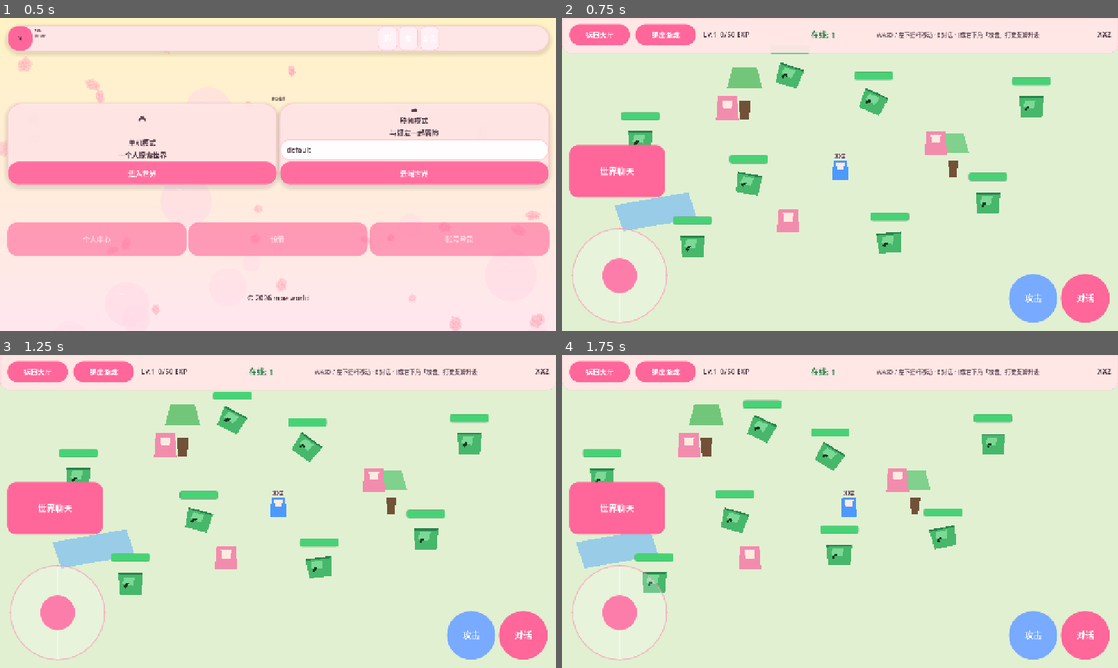
Above: before the commit, frames 1-4 (two rows, left to right).
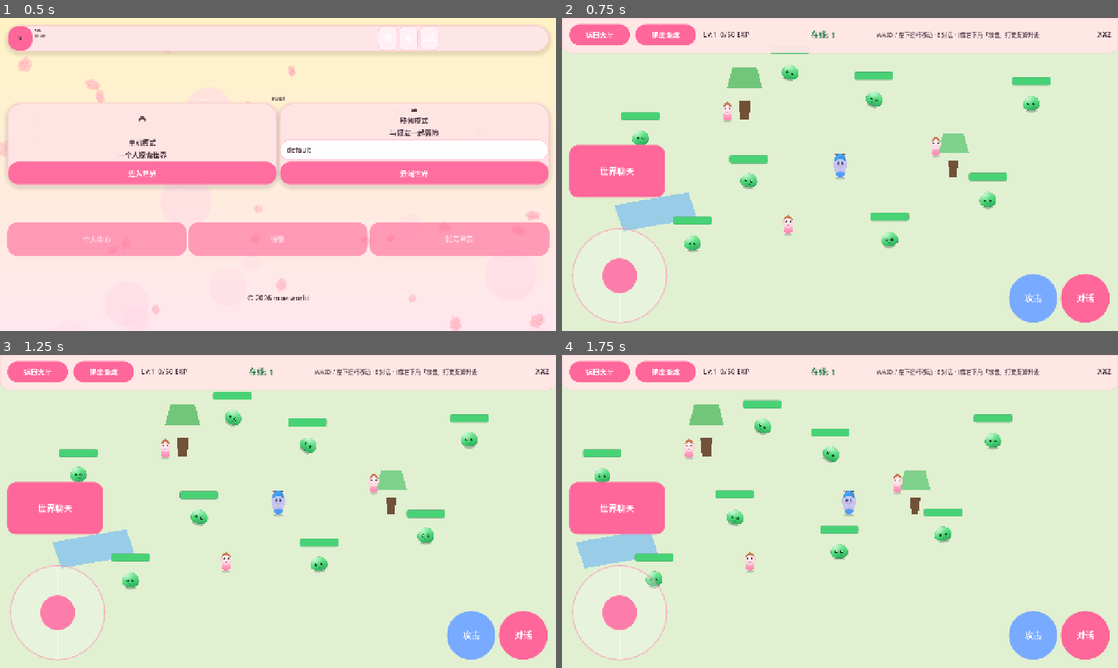
Above: after the commit, the same moments.

Repository: xuxinzhi007/moe_world
Game: Godot game, scene res://Scenes/HallScene.tscn
Two runs of this game, one before a commit and one after it. Both use one fixed random seed, a clock stepped at 60 frames per second and the inputs below.
Inputs (mouse positions are in pixels of both pictures, inside the frame that each line leads up to):
- Up to frame 1 (0.5 s): no input
- Up to frame 2 (0.75 s): click "进入世界" at 0.5 s
- Up to frame 3 (1.25 s): no input
- Up to frame 4 (1.75 s): move the mouse to (962, 495) at 1.27 s; hold D (move_right) from 1.28 s (still down); tap J (attack) at 1.35 s; click (962, 495) at 1.42 s

Frame 1 is identical in both runs. In frame 2, 2.8% of the frame differs, in the area x 11-87%, y 14-77%; in frame 3, 2.9%, in the area x 11-87%, y 16-77%; in frame 4, 2.8%.

Commit message:
feat(资源): 添加新的角色和攻击效果图形资源
- 新增角色图形资源，包括玩家角色、NPC肖像和史莱姆角色的SVG文件
- 添加近战攻击效果的场景和脚本，支持动态效果和纹理应用
- 更新场景文件以引用新添加的图形资源，增强游戏视觉表现
- 优化玩家和怪物的视觉表现，提升游戏互动性

Diff:
--- /dev/null
+++ b/Assets/sprites/melee_slash.svg
@@ -0,0 +1,23 @@
+<svg xmlns="http://www.w3.org/2000/svg" width="200" height="120" viewBox="0 0 200 120">
+  <defs>
+    <linearGradient id="slashCore" x1="0%" y1="50%" x2="100%" y2="50%">
+      <stop offset="0%" style="stop-color:#ffffff;stop-opacity:0"/>
+      <stop offset="28%" style="stop-color:#ffe8f5;stop-opacity:0.95"/>
+      <stop offset="55%" style="stop-color:#ff7eb8;stop-opacity:1"/>
+      <stop offset="82%" style="stop-color:#ff4d9a;stop-opacity:0.9"/>
+      <stop offset="100%" style="stop-color:#ff2d88;stop-opacity:0"/>
+    </linearGradient>
+    <linearGradient id="slashEdge" x1="0%" y1="0%" x2="100%" y2="0%">
+      <stop offset="0%" style="stop-color:#fff0ff;stop-opacity:0"/>
+      <stop offset="40%" style="stop-color:#ffb8e8;stop-opacity:0.55"/>
+      <stop offset="100%" style="stop-color:#ffffff;stop-opacity:0"/>
+    </linearGradient>
+    <radialGradient id="slashSpark" cx="72%" cy="48%" r="35%">
+      <stop offset="0%" style="stop-color:#ffffff;stop-opacity:0.95"/>
+      <stop offset="100%" style="stop-color:#ffffff;stop-opacity:0"/>
+    </radialGradient>
+  </defs>
+  <path d="M8 88 Q52 20 168 32 Q96 48 52 92 Q28 96 8 88 Z" fill="url(#slashCore)" opacity="0.92"/>
+  <path d="M12 84 Q58 28 158 38 Q88 52 48 88 Z" fill="none" stroke="url(#slashEdge)" stroke-width="6" stroke-linecap="round" opacity="0.75"/>
+  <ellipse cx="138" cy="42" rx="22" ry="14" fill="url(#slashSpark)"/>
+</svg>
--- /dev/null
+++ b/Assets/sprites/npc_portrait.svg
@@ -0,0 +1,21 @@
+<svg xmlns="http://www.w3.org/2000/svg" width="80" height="96" viewBox="0 0 80 96">
+  <defs>
+    <linearGradient id="apron" x1="0%" y1="0%" x2="0%" y2="100%">
+      <stop offset="0%" style="stop-color:#ffb8d0;stop-opacity:1"/>
+      <stop offset="100%" style="stop-color:#ff7eb0;stop-opacity:1"/>
+    </linearGradient>
+    <radialGradient id="face" cx="45%" cy="35%" r="60%">
+      <stop offset="0%" style="stop-color:#fff5f0;stop-opacity:1"/>
+      <stop offset="100%" style="stop-color:#ffd4e0;stop-opacity:1"/>
+    </radialGradient>
+  </defs>
+  <ellipse cx="40" cy="88" rx="14" ry="4.5" fill="#2a2030" opacity="0.2"/>
+  <path d="M24 78 Q40 90 56 78 L52 58 Q40 54 28 58 Z" fill="url(#apron)" stroke="#e06090" stroke-width="0.7" stroke-opacity="0.35"/>
+  <ellipse cx="40" cy="42" rx="20" ry="22" fill="url(#face)" stroke="#f0a8c0" stroke-width="0.8" stroke-opacity="0.45"/>
+  <path d="M24 36 Q28 18 40 16 Q52 18 56 36 Q48 28 40 26 Q32 28 24 36" fill="#c87850" stroke="#a05840" stroke-width="0.5" stroke-opacity="0.4"/>
+  <ellipse cx="32" cy="40" rx="2.8" ry="3.4" fill="#4a3a48"/>
+  <ellipse cx="48" cy="40" rx="2.8" ry="3.4" fill="#4a3a48"/>
+  <ellipse cx="32.6" cy="38.8" rx="0.9" ry="1.1" fill="#fff" opacity="0.85"/>
+  <ellipse cx="48.6" cy="38.8" rx="0.9" ry="1.1" fill="#fff" opacity="0.85"/>
+  <path d="M34 52 Q40 56 46 52" fill="none" stroke="#d07090" stroke-width="1.1" stroke-linecap="round"/>
+</svg>
--- /dev/null
+++ b/Assets/sprites/player_character.svg
@@ -0,0 +1,33 @@
+<svg xmlns="http://www.w3.org/2000/svg" width="72" height="96" viewBox="0 0 72 96">
+  <defs>
+    <linearGradient id="hair" x1="0%" y1="0%" x2="100%" y2="100%">
+      <stop offset="0%" style="stop-color:#6ad4ff;stop-opacity:1"/>
+      <stop offset="100%" style="stop-color:#3d8fd9;stop-opacity:1"/>
+    </linearGradient>
+    <linearGradient id="skin" x1="0%" y1="0%" x2="0%" y2="100%">
+      <stop offset="0%" style="stop-color:#ffeef5;stop-opacity:1"/>
+      <stop offset="100%" style="stop-color:#ffd6e8;stop-opacity:1"/>
+    </linearGradient>
+    <linearGradient id="dress" x1="0%" y1="0%" x2="0%" y2="100%">
+      <stop offset="0%" style="stop-color:#8ecbff;stop-opacity:1"/>
+      <stop offset="100%" style="stop-color:#5aa8f0;stop-opacity:1"/>
+    </linearGradient>
+    <radialGradient id="cheek" cx="50%" cy="50%" r="50%">
+      <stop offset="0%" style="stop-color:#ff9ec4;stop-opacity:0.9"/>
+      <stop offset="100%" style="stop-color:#ff9ec4;stop-opacity:0"/>
+    </radialGradient>
+  </defs>
+  <ellipse cx="36" cy="88" rx="16" ry="5" fill="#2a3040" opacity="0.22"/>
+  <path d="M22 78 Q36 92 50 78 L46 56 Q36 52 26 56 Z" fill="url(#dress)" stroke="#4a8ad0" stroke-width="0.8" stroke-opacity="0.35"/>
+  <ellipse cx="36" cy="44" rx="22" ry="24" fill="url(#skin)" stroke="#e8b8cc" stroke-width="0.9" stroke-opacity="0.5"/>
+  <path d="M18 38 Q20 14 36 12 Q52 14 54 38 Q48 30 36 28 Q24 30 18 38" fill="url(#hair)" stroke="#2d7ab8" stroke-width="0.6" stroke-opacity="0.4"/>
+  <ellipse cx="28" cy="46" rx="5" ry="4.5" fill="url(#cheek)"/>
+  <ellipse cx="44" cy="46" rx="5" ry="4.5" fill="url(#cheek)"/>
+  <ellipse cx="30" cy="42" rx="3.2" ry="4" fill="#3a4a5a"/>
+  <ellipse cx="42" cy="42" rx="3.2" ry="4" fill="#3a4a5a"/>
+  <ellipse cx="31" cy="40.5" rx="1.1" ry="1.3" fill="#ffffff" opacity="0.85"/>
+  <ellipse cx="43" cy="40.5" rx="1.1" ry="1.3" fill="#ffffff" opacity="0.85"/>
+  <path d="M32 52 Q36 55 40 52" fill="none" stroke="#d080a0" stroke-width="1.2" stroke-linecap="round"/>
+  <ellipse cx="26" cy="62" rx="7" ry="9" fill="url(#skin)" stroke="#e8b8cc" stroke-width="0.6" stroke-opacity="0.4"/>
+  <ellipse cx="46" cy="62" rx="7" ry="9" fill="url(#skin)" stroke="#e8b8cc" stroke-width="0.6" stroke-opacity="0.4"/>
+</svg>
--- /dev/null
+++ b/Assets/sprites/slime_character.svg
@@ -0,0 +1,25 @@
+<svg xmlns="http://www.w3.org/2000/svg" width="96" height="88" viewBox="0 0 96 88">
+  <defs>
+    <linearGradient id="slBody" x1="30%" y1="0%" x2="70%" y2="100%">
+      <stop offset="0%" style="stop-color:#9ff5b0;stop-opacity:1"/>
+      <stop offset="55%" style="stop-color:#4dd87a;stop-opacity:1"/>
+      <stop offset="100%" style="stop-color:#2faa5c;stop-opacity:1"/>
+    </linearGradient>
+    <radialGradient id="slHi" cx="35%" cy="28%" r="55%">
+      <stop offset="0%" style="stop-color:#ffffff;stop-opacity:0.55"/>
+      <stop offset="100%" style="stop-color:#ffffff;stop-opacity:0"/>
+    </radialGradient>
+    <linearGradient id="slRim" x1="0%" y1="0%" x2="0%" y2="100%">
+      <stop offset="0%" style="stop-color:#1f8c45;stop-opacity:0.35"/>
+      <stop offset="100%" style="stop-color:#0d5c2d;stop-opacity:0.55"/>
+    </linearGradient>
+  </defs>
+  <ellipse cx="48" cy="78" rx="22" ry="6" fill="#1a3224" opacity="0.28"/>
+  <path d="M48 14 C28 14 14 32 14 50 C14 68 30 76 48 76 C66 76 82 68 82 50 C82 32 68 14 48 14 Z" fill="url(#slBody)" stroke="url(#slRim)" stroke-width="1.4"/>
+  <ellipse cx="40" cy="36" rx="26" ry="22" fill="url(#slHi)"/>
+  <ellipse cx="36" cy="48" rx="5" ry="6" fill="#0f3d22"/>
+  <ellipse cx="58" cy="48" rx="5" ry="6" fill="#0f3d22"/>
+  <ellipse cx="37" cy="46" rx="1.8" ry="2.2" fill="#ffffff" opacity="0.9"/>
+  <ellipse cx="59" cy="46" rx="1.8" ry="2.2" fill="#ffffff" opacity="0.9"/>
+  <path d="M40 60 Q48 66 56 60" fill="none" stroke="#0f3d22" stroke-width="1.5" stroke-linecap="round" opacity="0.65"/>
+</svg>
--- /dev/null
+++ b/Scenes/MeleeAttackFX.tscn
@@ -0,0 +1,21 @@
+[gd_scene load_steps=3 format=3 uid="uid://melee_attack_fx"]
+
+[ext_resource type="Script" path="res://Scripts/melee_attack_fx.gd" id="1_fx"]
+[ext_resource type="Texture2D" path="res://Assets/sprites/melee_slash.svg" id="2_slash"]
+
+[node name="MeleeAttackFX" type="Node2D"]
+z_index = 8
+script = ExtResource("1_fx")
+slash_texture = ExtResource("2_slash")
+
+[node name="Glow" type="Sprite2D" parent="."]
+z_index = 0
+texture_filter = 1
+scale = Vector2(1.18, 1.18)
+modulate = Color(1, 0.75, 0.92, 0.38)
+offset = Vector2(28, 0)
+
+[node name="Core" type="Sprite2D" parent="."]
+z_index = 1
+texture_filter = 1
+offset = Vector2(28, 0)
--- a/Scenes/Monster.tscn
+++ b/Scenes/Monster.tscn
@@ -1,36 +1,19 @@
-[gd_scene load_steps=2 format=3 uid="uid://world_monster_scene"]
+[gd_scene load_steps=3 format=3 uid="uid://world_monster_scene"]
 
 [ext_resource type="Script" path="res://Scripts/world_monster.gd" id="1_mon"]
+[ext_resource type="Texture2D" path="res://Assets/sprites/slime_character.svg" id="2_tex"]
 
 [node name="Monster" type="Node2D"]
 script = ExtResource("1_mon")
 
 [node name="SlimeRoot" type="Node2D" parent="."]
 
-[node name="Shadow" type="Polygon2D" parent="SlimeRoot"]
-z_index = -1
-color = Color(0.22, 0.28, 0.24, 0.45)
-polygon = PackedVector2Array(-24, 26, 24, 26, 20, 38, -20, 38)
-
-[node name="Body" type="Polygon2D" parent="SlimeRoot"]
-color = Color(0.28, 0.72, 0.42, 1)
-polygon = PackedVector2Array(-28, -20, 28, -20, 24, 28, -24, 28)
-
-[node name="BodyRim" type="Polygon2D" parent="SlimeRoot"]
-color = Color(0.16, 0.52, 0.3, 1)
-polygon = PackedVector2Array(-28, -20, 28, -20, 26, -16, -26, -16)
-
-[node name="BodyShine" type="Polygon2D" parent="SlimeRoot"]
-color = Color(0.65, 0.96, 0.72, 0.55)
-polygon = PackedVector2Array(-14, -12, 10, -12, 6, 8, -18, 4)
-
-[node name="Face" type="Polygon2D" parent="SlimeRoot"]
-color = Color(0.1, 0.22, 0.12, 1)
-polygon = PackedVector2Array(-10, 2, -4, 2, -5, 8, -11, 8, -8, 10, -12, 14, -16, 10)
-
-[node name="Face2" type="Polygon2D" parent="SlimeRoot"]
-color = Color(0.1, 0.22, 0.12, 1)
-polygon = PackedVector2Array(4, 2, 10, 2, 11, 8, 5, 8, 8, 10, 12, 14, 16, 10)
+[node name="BodySprite" type="Sprite2D" parent="SlimeRoot"]
+z_index = 0
+texture_filter = 1
+texture = ExtResource("2_tex")
+offset = Vector2(0, -10)
+scale = Vector2(0.54, 0.54)
 
 [node name="HpBar" type="ProgressBar" parent="."]
 offset_left = -44.0
--- a/Scenes/NPC.tscn
+++ b/Scenes/NPC.tscn
@@ -1,6 +1,7 @@
-[gd_scene load_steps=3 format=3 uid="uid://moe_npc_scene"]
+[gd_scene load_steps=4 format=3 uid="uid://moe_npc_scene"]
 
 [ext_resource type="Script" path="res://Scripts/npc.gd" id="1_npc"]
+[ext_resource type="Texture2D" path="res://Assets/sprites/npc_portrait.svg" id="2_tex"]
 
 [sub_resource type="CircleShape2D" id="CircleShape2D_area"]
 radius = 64.0
@@ -8,13 +9,11 @@
 [node name="NPC" type="Node2D"]
 script = ExtResource("1_npc")
 
-[node name="Body" type="Polygon2D" parent="."]
-color = Color(0.95, 0.55, 0.68, 1)
-polygon = PackedVector2Array(-22, -40, 22, -40, 26, 14, -26, 14)
-
-[node name="Face" type="Polygon2D" parent="."]
-color = Color(1, 0.92, 0.88, 1)
-polygon = PackedVector2Array(-12, -32, 12, -32, 10, -14, -10, -14)
+[node name="Portrait" type="Sprite2D" parent="."]
+texture_filter = 1
+texture = ExtResource("2_tex")
+scale = Vector2(0.62, 0.62)
+offset = Vector2(0, -12)
 
 [node name="InteractArea" type="Area2D" parent="."]
 collision_layer = 0
--- a/Scenes/Player.tscn
+++ b/Scenes/Player.tscn
@@ -1,9 +1,11 @@
-[gd_scene load_steps=2 format=3 uid="uid://moeplayer1"]
+[gd_scene load_steps=3 format=3 uid="uid://moeplayer1"]
 
 [ext_resource type="Script" uid="uid://tvurlgvd2655" path="res://Scripts/player.gd" id="1_player"]
+[ext_resource type="Texture2D" path="res://Assets/sprites/player_character.svg" id="2_tex"]
 
 [node name="Player" type="CharacterBody2D"]
 collision_layer = 1
 collision_mask = 1
 script = ExtResource("1_player")
 move_speed = 240.0
+character_texture = ExtResource("2_tex")
--- a/Scenes/WorldScene.tscn
+++ b/Scenes/WorldScene.tscn
@@ -47,6 +47,9 @@
 [node name="Players" type="Node2D" parent="."]
 
 [node name="Monsters" type="Node2D" parent="."]
+
+[node name="CombatFX" type="Node2D" parent="."]
+z_index = 8
 
 [node name="MainCamera" type="Camera2D" parent="."]
 position = Vector2(640, 360)
--- /dev/null
+++ b/Scripts/melee_attack_fx.gd
@@ -0,0 +1,64 @@
+extends Node2D
+
+## 近战挥击：双层贴图（柔光 + 刀光）+ 缩放旋转淡出。
+##
+## 自定义：换 WorldScene 的「Melee Attack Fx Scene」，或改本场景的 Slash Texture / 子节点。
+
+const _FALLBACK_SLASH_PATH := "res://Assets/sprites/melee_slash.svg"
+
+@export var slash_texture: Texture2D
+@export var duration: float = 0.24
+@export var hit_glow_color: Color = Color(1.0, 0.65, 0.88, 0.52)
+@export var hit_core_modulate: Color = Color(1.0, 0.95, 1.0, 1.0)
+@export var miss_glow_color: Color = Color(0.85, 0.92, 1.0, 0.28)
+@export var miss_core_modulate: Color = Color(0.95, 0.98, 1.0, 0.62)
+@export var scale_from: float = 0.32
+@export var scale_to: float = 1.12
+@export var hit_spin_deg: float = 14.0
+
+@onready var _glow: Sprite2D = $Glow
+@onready var _core: Sprite2D = $Core
+
+
+func _ready() -> void:
+	_apply_slash_texture()
+
+
+func _apply_slash_texture() -> void:
+	var tex: Texture2D = slash_texture
+	if tex == null and ResourceLoader.exists(_FALLBACK_SLASH_PATH):
+		var loaded := ResourceLoader.load(_FALLBACK_SLASH_PATH)
+		if loaded is Texture2D:
+			tex = loaded as Texture2D
+	if tex != null:
+		_glow.texture = tex
+		_core.texture = tex
+	_glow.texture_filter = CanvasItem.TEXTURE_FILTER_LINEAR
+	_core.texture_filter = CanvasItem.TEXTURE_FILTER_LINEAR
+	_glow.centered = true
+	_core.centered = true
+
+
+## WorldScene 调用：origin 为玩家位置，facing_rad 为面朝角（弧度），did_hit 是否命中。
+func play_melee(origin: Vector2, facing_rad: float, did_hit: bool) -> void:
+	global_position = origin
+	rotation = facing_rad + PI * 0.5
+	scale = Vector2.ONE * scale_from
+	modulate.a = 1.0
+	_glow.rotation = 0.0
+	_core.rotation = 0.0
+	if did_hit:
+		_glow.modulate = hit_glow_color
+		_core.modulate = hit_core_modulate
+	else:
+		_glow.modulate = miss_glow_color
+		_core.modulate = miss_core_modulate
+	var tw := create_tween().set_parallel(true).set_ease(Tween.EASE_OUT).set_trans(Tween.TRANS_QUAD)
+	tw.tween_property(self, "modulate:a", 0.0, duration)
+	tw.tween_property(self, "scale", Vector2.ONE * scale_to, duration)
+	if did_hit:
+		var spin := deg_to_rad(hit_spin_deg)
+		tw.tween_property(_core, "rotation", spin, duration * 0.85).from(deg_to_rad(-6.0))
+		tw.tween_property(_glow, "rotation", spin * 0.55, duration * 0.9).from(0.0)
+	await tw.finished
+	queue_free()
--- a/Scripts/player.gd
+++ b/Scripts/player.gd
@@ -1,7 +1,13 @@
 extends CharacterBody2D
+
+const _FALLBACK_CHARACTER_PATH := "res://Assets/sprites/player_character.svg"
 
 @export var move_speed: float = 200.0
 @export var player_color: Color = Color(0.3, 0.6, 1, 1)
+## 角色展示用图（PNG / SVG / 图集单帧等）；可在 Player 场景里指定，留空则从路径加载内置立绘。
+@export var character_texture: Texture2D
+## 与 player_color 混合程度；0 保留原画色彩，1 完全乘上色。
+@export_range(0.0, 1.0, 0.05) var character_color_tint_strength: float = 0.32
 
 var is_in_dialog: bool = false
 var nearby_npcs: Array = []
@@ -48,16 +54,25 @@
 
 
 func _setup_visuals() -> void:
-	var body := Polygon2D.new()
-	body.name = "BodyPoly"
-	body.color = player_color
-	body.polygon = PackedVector2Array([Vector2(-16, -32), Vector2(16, -32), Vector2(18, 12), Vector2(-18, 12)])
-	add_child(body)
-	var face := Polygon2D.new()
-	face.name = "FacePoly"
-	face.color = Color(1, 0.92, 0.9, 1)
-	face.polygon = PackedVector2Array([Vector2(-10, -28), Vector2(10, -28), Vector2(8, -14), Vector2(-8, -14)])
-	add_child(face)
+	var tex: Texture2D = character_texture
+	if tex == null and ResourceLoader.exists(_FALLBACK_CHARACTER_PATH):
+		var loaded := ResourceLoader.load(_FALLBACK_CHARACTER_PATH)
+		if loaded is Texture2D:
+			tex = loaded as Texture2D
+	if tex != null:
+		var spr := Sprite2D.new()
+		spr.name = "CharacterSprite"
+		spr.texture = tex
+		spr.texture_filter = CanvasItem.TEXTURE_FILTER_LINEAR
+		spr.centered = true
+		spr.offset = Vector2(0, -30)
+		spr.scale = Vector2(0.74, 0.74)
+		spr.z_index = 1
+		var tint := Color.WHITE.lerp(player_color, character_color_tint_strength)
+		spr.modulate = tint
+		add_child(spr)
+	else:
+		push_warning("Player: 未设置 character_texture 且无法加载 %s" % _FALLBACK_CHARACTER_PATH)
 	var collision_shape := CollisionShape2D.new()
 	collision_shape.name = "CollisionShape2D"
 	var rect_shape := RectangleShape2D.new()
@@ -68,9 +83,9 @@
 
 
 func apply_remote_visual() -> void:
-	var poly := get_node_or_null("BodyPoly")
-	if poly is Polygon2D:
-		(poly as Polygon2D).color = Color(0.95, 0.48, 0.62, 1)
+	var spr := get_node_or_null("CharacterSprite") as Sprite2D
+	if spr:
+		spr.modulate = Color(0.98, 0.55, 0.74, 1.0)
 
 
 func apply_sync_position(pos: Vector2) -> void:
--- a/Scripts/world_monster.gd
+++ b/Scripts/world_monster.gd
@@ -8,6 +8,8 @@
 @export var reward_xp: int = 18
 @export var move_speed: float = 58.0
 @export var aggro_range: float = 300.0
+## 拖入 PNG / SVG / SpriteFrames 单帧等，替换默认史莱姆图。
+@export var slime_visual_texture: Texture2D
 
 var hp: int = 0
 var _target: Node2D
@@ -18,6 +20,7 @@
 var _squash: Vector2 = Vector2.ONE
 
 @onready var slime_root: Node2D = $SlimeRoot
+@onready var body_sprite: Sprite2D = $SlimeRoot/BodySprite
 @onready var hp_bar: ProgressBar = $HpBar
 
 var _fill_style: StyleBoxFlat
@@ -32,6 +35,9 @@
 	hp_bar.max_value = float(max_hp)
 	hp_bar.value = float(hp)
 	_update_hp_bar_visual()
+	if slime_visual_texture != null:
+		body_sprite.texture = slime_visual_texture
+	body_sprite.texture_filter = CanvasItem.TEXTURE_FILTER_LINEAR
 
 
 func set_aggro_target(t: Node2D) -> void:
--- a/Scripts/world_scene.gd
+++ b/Scripts/world_scene.gd
@@ -24,6 +24,10 @@
 @onready var world_chat: CanvasLayer = $UI/WorldChat
 
 @export var follow_smooth: float = 10.0
+## 挥击特效；在编辑器中拖入你的 PackedScene 即可替换。根节点可选实现 play_melee(origin, facing_rad, did_hit)。
+@export var melee_attack_fx_scene: PackedScene = preload("res://Scenes/MeleeAttackFX.tscn")
+
+@onready var combat_fx_root: Node2D = $CombatFX
 
 var _local_player: CharacterBody2D
 var _local_player_name: String = "萌酱"
@@ -225,6 +229,33 @@
 	return true
 
 
+func _attack_facing_rad() -> float:
+	var v: Vector2 = _local_player.velocity
+	if v.length_squared() > 400.0:
+		return v.angle()
+	var ix: float = Input.get_action_strength("move_right") - Input.get_action_strength("move_left")
+	var iy: float = Input.get_action_strength("move_down") - Input.get_action_strength("move_up")
+	var aim := Vector2(ix, iy)
+	if aim.length_squared() > 0.04:
+		return aim.angle()
+	if _local_player.use_mobile_controls and _local_player.mobile_input_dir.length_squared() > 0.04:
+		return _local_player.mobile_input_dir.angle()
+	return PI * 0.5
+
+
+func _spawn_melee_attack_fx(origin: Vector2, facing_rad: float, did_hit: bool) -> void:
+	if melee_attack_fx_scene == null:
+		return
+	var inst := melee_attack_fx_scene.instantiate()
+	combat_fx_root.add_child(inst)
+	if inst.has_method("play_melee"):
+		(inst as Object).call("play_melee", origin, facing_rad, did_hit)
+	elif inst is Node2D:
+		var n2: Node2D = inst as Node2D
+		n2.global_position = origin
+		n2.rotation = facing_rad + PI * 0.5
+
+
 func _try_melee_attack() -> void:
 	if _wn.is_cloud():
 		return
@@ -233,6 +264,7 @@
 	if not _can_local_attack():
 		return
 	var origin: Vector2 = _local_player.global_position
+	var facing: float = _attack_facing_rad()
 	var hit_any := false
 	for n in get_tree().get_nodes_in_group("world_monster").duplicate():
 		if not is_instance_valid(n):
@@ -245,8 +277,8 @@
 		if m.global_position.distance_to(origin) <= MELEE_RANGE:
 			hit_any = true
 			n.take_damage(_melee_damage())
-	if hit_any:
-		_attack_cd = MELEE_COOLDOWN
+	_spawn_melee_attack_fx(origin, facing, hit_any)
+	_attack_cd = MELEE_COOLDOWN
 
 
 func _on_mobile_attack_pressed() -> void:
Not shown, added: Assets/sprites/melee_slash.svg.import
Not shown, added: Assets/sprites/npc_portrait.svg.import
Not shown, added: Assets/sprites/player_character.svg.import
Not shown, added: Assets/sprites/slime_character.svg.import
Not shown, added: Scripts/melee_attack_fx.gd.uid
